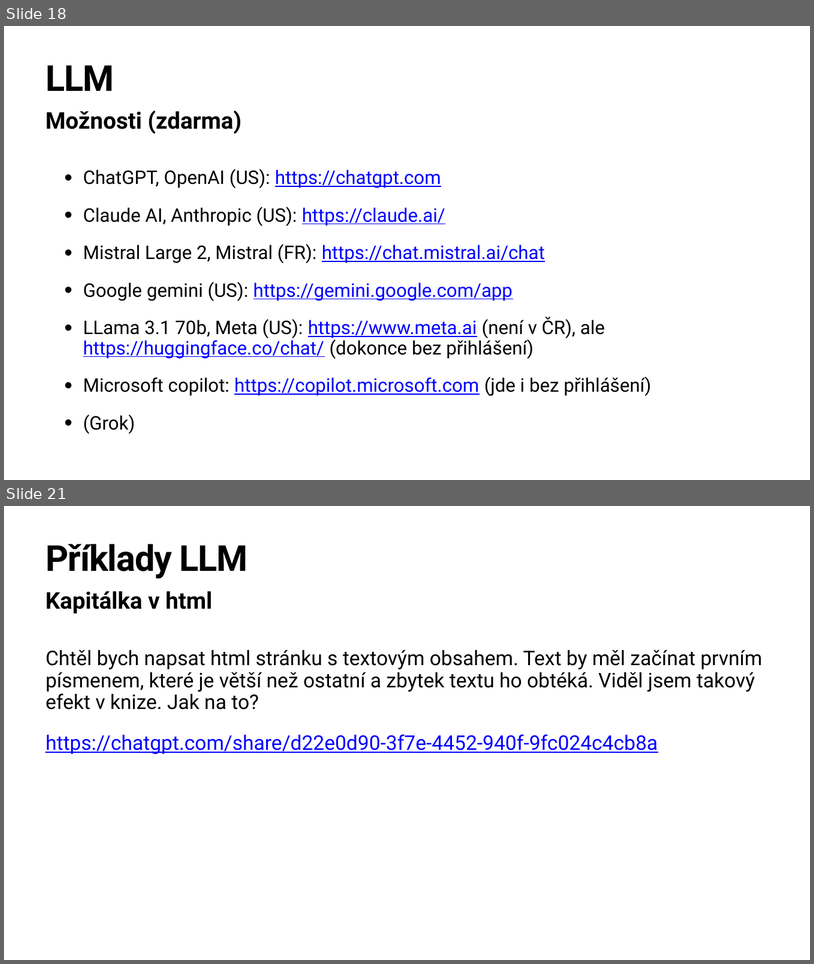
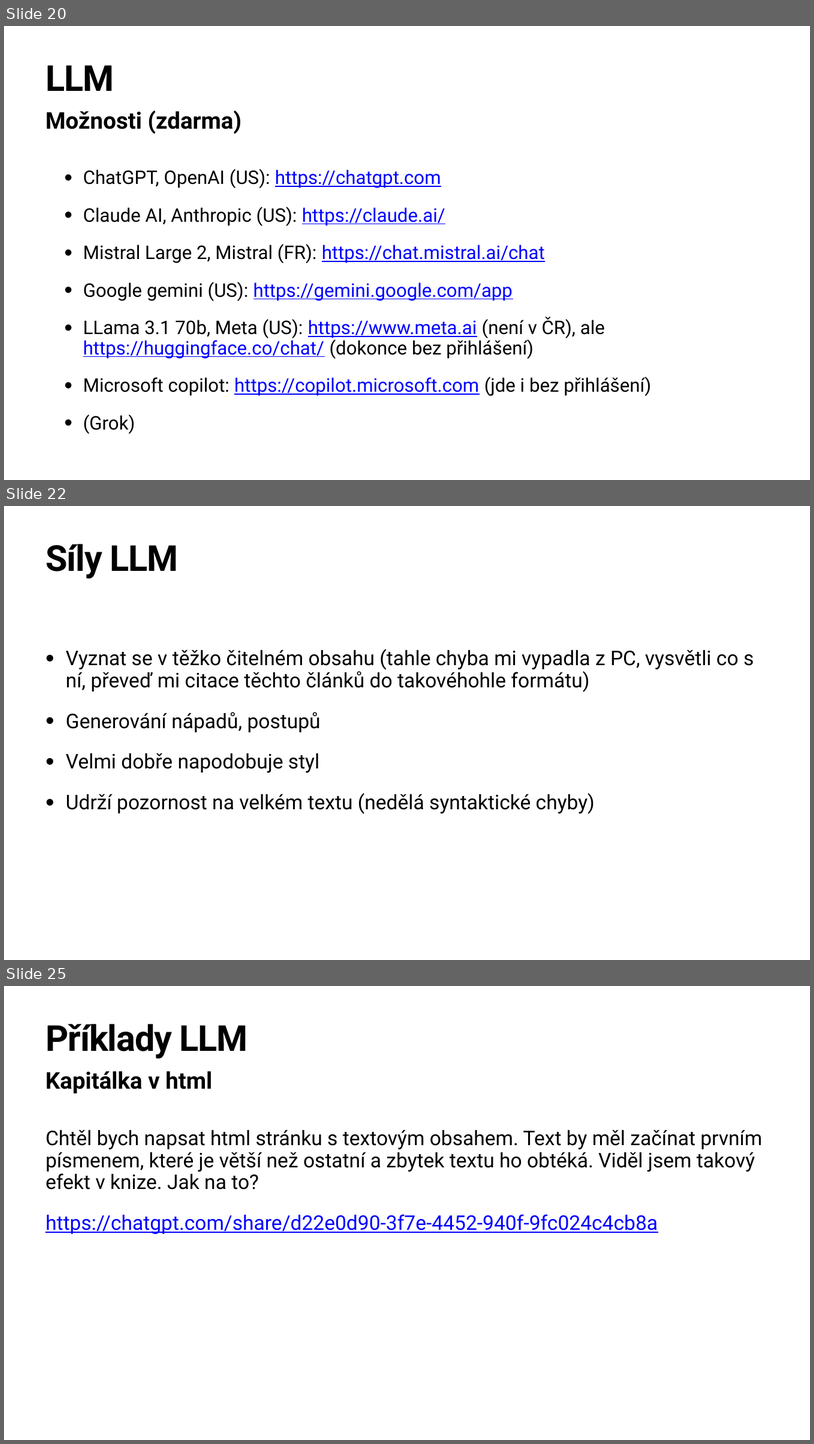
Before and after one commit to hamacekh/Lipnice, a slide deck: 2024/big-data/BigData.pptx. Shown one above the other, each under a label of ours: slides 18 and 21 before the commit, slides 20, 22 and 25 after it; the slides between them are not shown. The pictures are 814x964 and 814x1444 pixels, drawn with LibreOffice and Linux fonts; fonts in the diff are those of the drawing. Boxes give left, top, right and bottom in pixels: in the first picture for what was removed or moved away, otherwise in the second. Text is boxed around its words. In the diff, an @@ line names an element or a change of style, - is before the commit and + after.

```diff
--- a/2024/big-data/BigData.pptx
+++ b/2024/big-data/BigData.pptx
@@ slide 22 added at <box>4,506,810,960</box>, background #FFFFFF @@
@@ title added at <box>45,544,179,579</box>, 85 pt, text #000000, bold @@
+Síly LLM
@@ text added at <box>66,649,754,814</box>, 48 pt, text #000000 @@
+• Vyznat se v těžko čitelném obsahu (tahle chyba mi vypadla z PC, vysvětli co s ní, převeď mi citace těchto článků do takovéhohle formátu)
+• Generování nápadů, postupů
+• Velmi dobře napodobuje styl
+• Udrží pozornost na velkém textu (nedělá syntaktické chyby)
@@ what was slide 18 is now slide 20 @@
@@ what was slide 21 is now slide 25 @@
```
Also in this commit, not shown: 6 slides changed, 8 other slides added, 1 slide removed, 2 other files.
